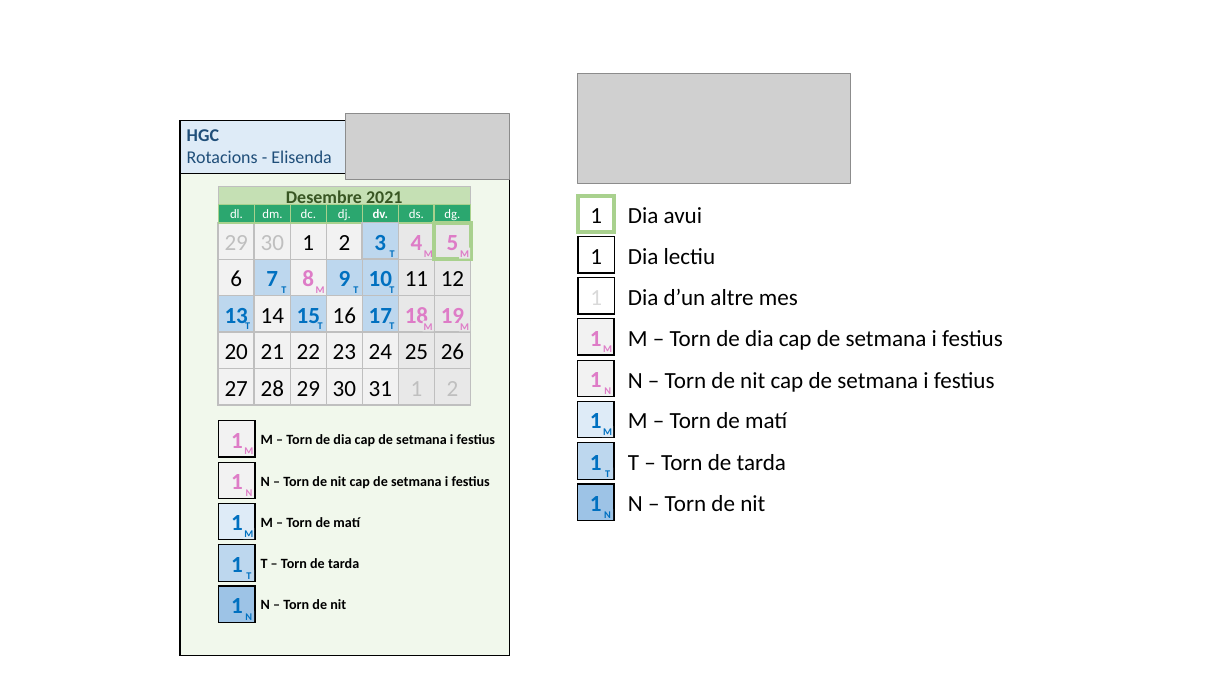
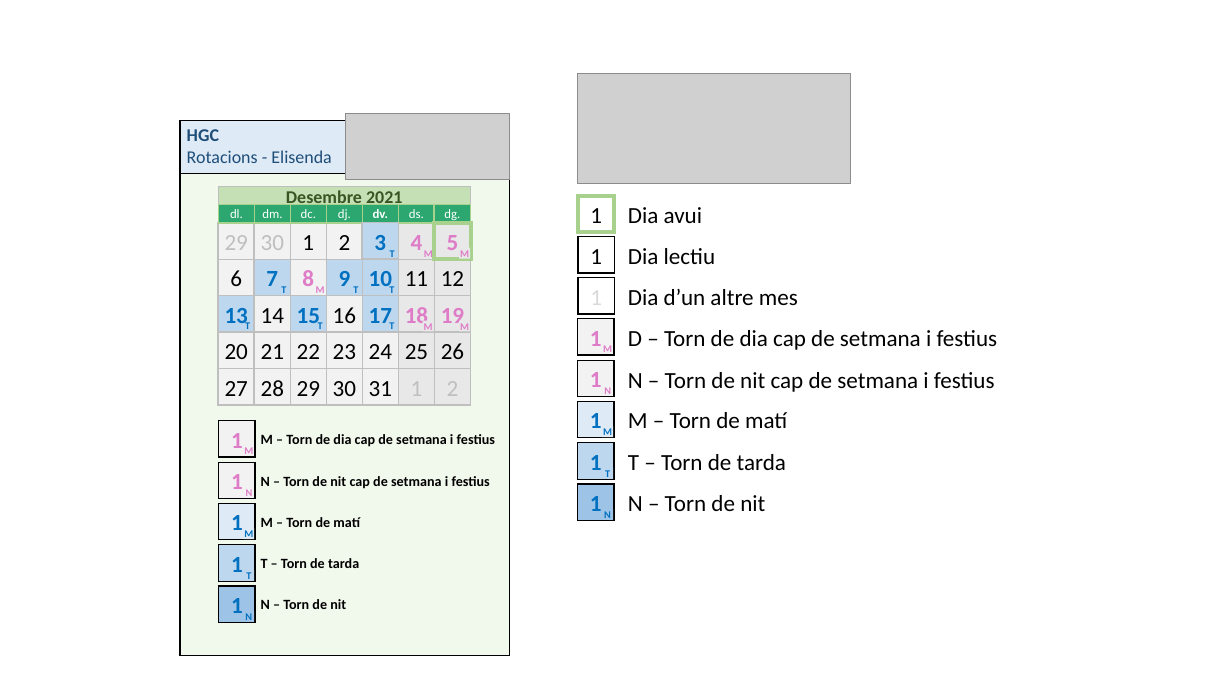
Before and after one commit to CACAProjectes/CACACuidadosPersonales, a slide deck: slide 1 of Documentació/CACACuidPers App.pptx. Drawn at 1232x693 pixels with LibreOffice and Linux fonts; fonts in the diff are those of the drawing; grey boxes stand for pictures; background and template pictures are left out. Boxes give left, top, right and bottom in pixels: in the first picture for what was removed or moved away, otherwise in the second. Text is boxed around its words. In the diff, an @@ line names an element or a change of style, - is before the commit and + after.

```diff
--- a/Documentació/CACACuidPers App.pptx
+++ b/Documentació/CACACuidPers App.pptx
@@ text at [628,330,998,350]: text changed @@
-M – Torn de dia cap de setmana i festius
+D – Torn de dia cap de setmana i festius
```
Also in this commit, not shown: 51 other files.
